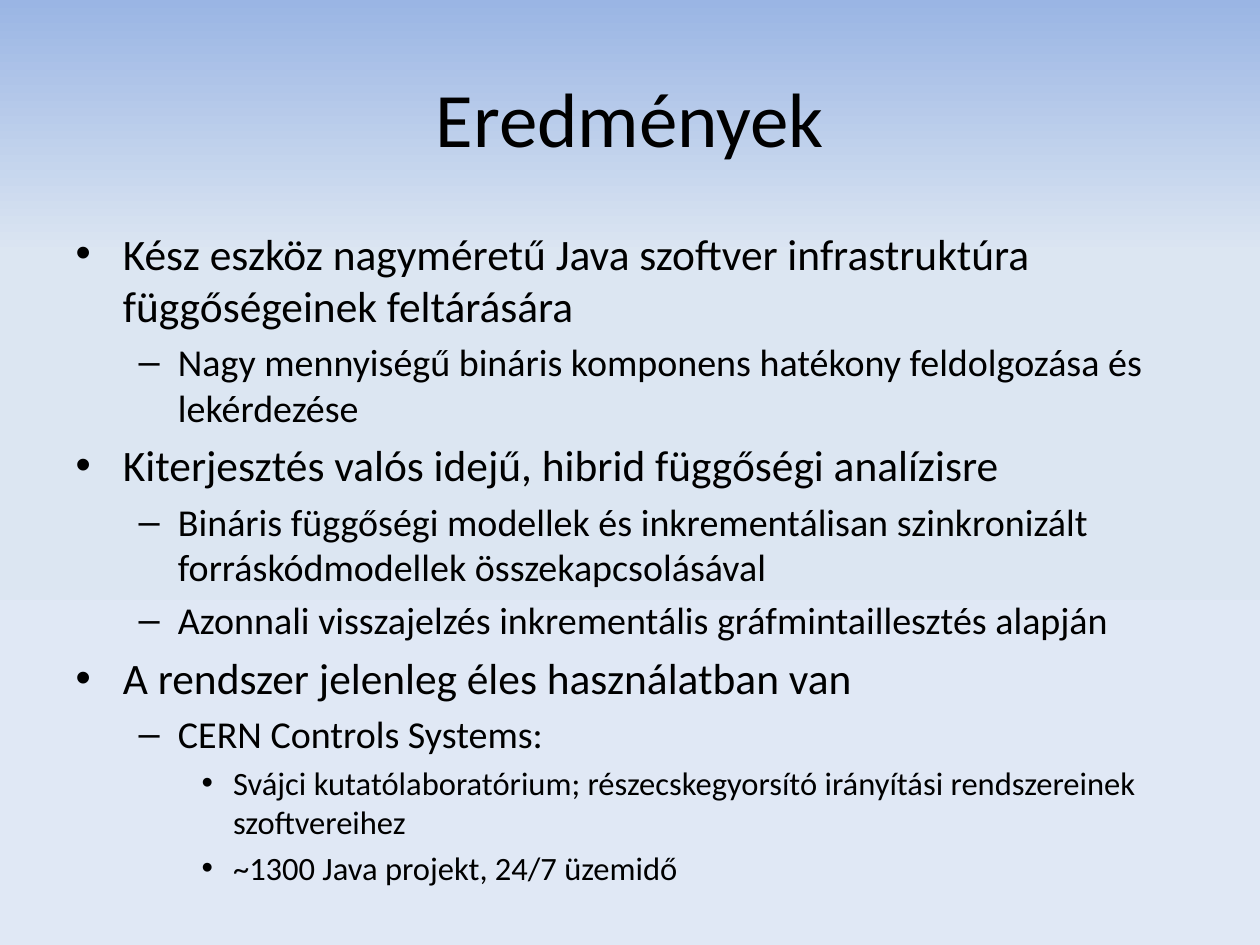
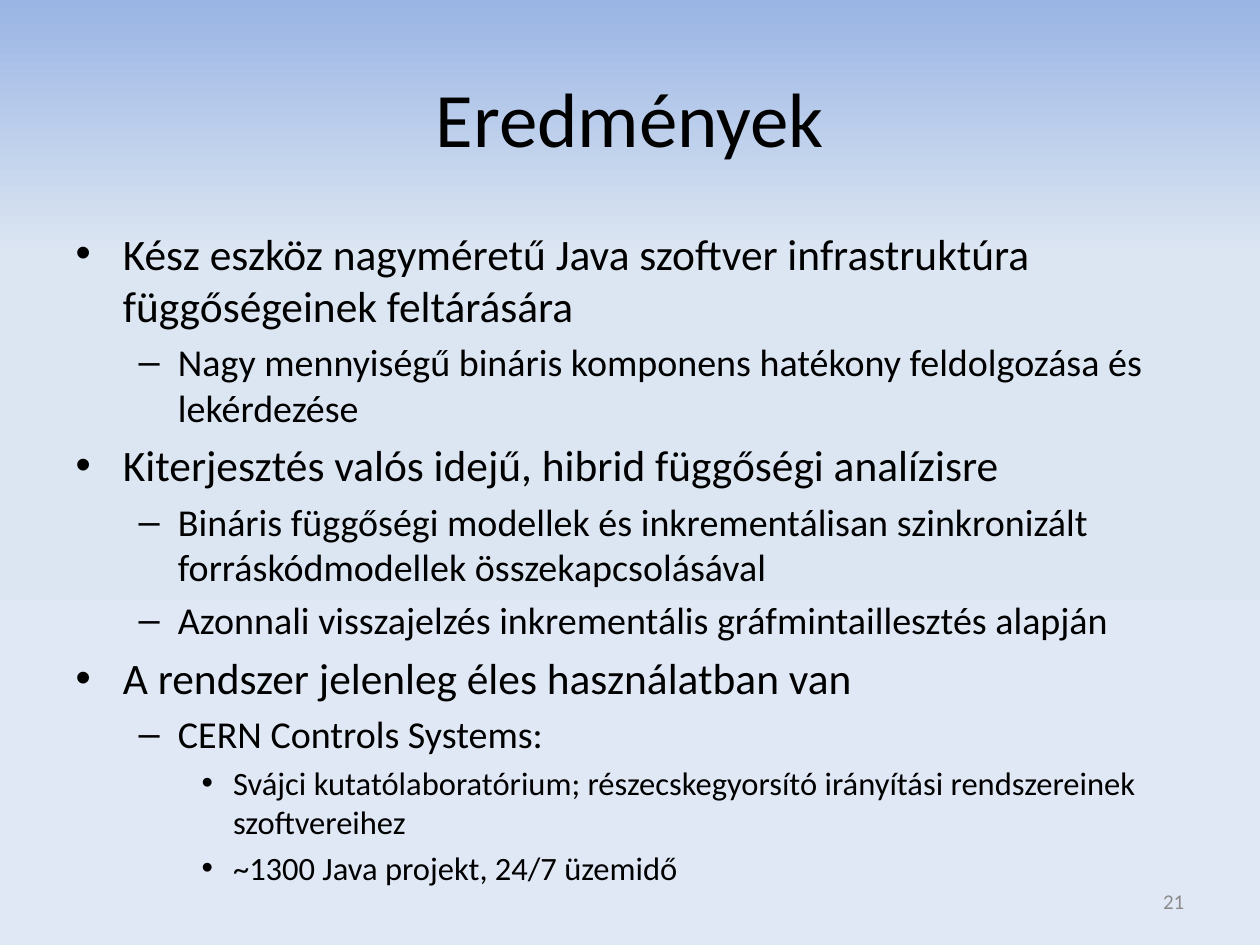
Before and after one commit to donat/incquery-deps, a slide deck: slide 21 of incquery-deps-documentation/presentation/tdk_pres_hu_v2.pptx (slide 20 before the commit). Drawn at 1260x945 pixels with LibreOffice and Linux fonts; fonts in the diff are those of the drawing. Boxes give left, top, right and bottom in pixels: in the first picture for what was removed or moved away, otherwise in the second. Text is boxed around its words. In the diff, an @@ line names an element or a change of style, - is before the commit and + after.

```diff
--- a/incquery-deps-documentation/presentation/tdk_pres_hu_v2.pptx
+++ b/incquery-deps-documentation/presentation/tdk_pres_hu_v2.pptx
@@ page number added at (1163, 895, 1184, 909), 12 pt, text #8C8C8C @@
+21
```
Also in this commit, not shown: 19 other slides changed, 2 slides added, 1 slide removed.
